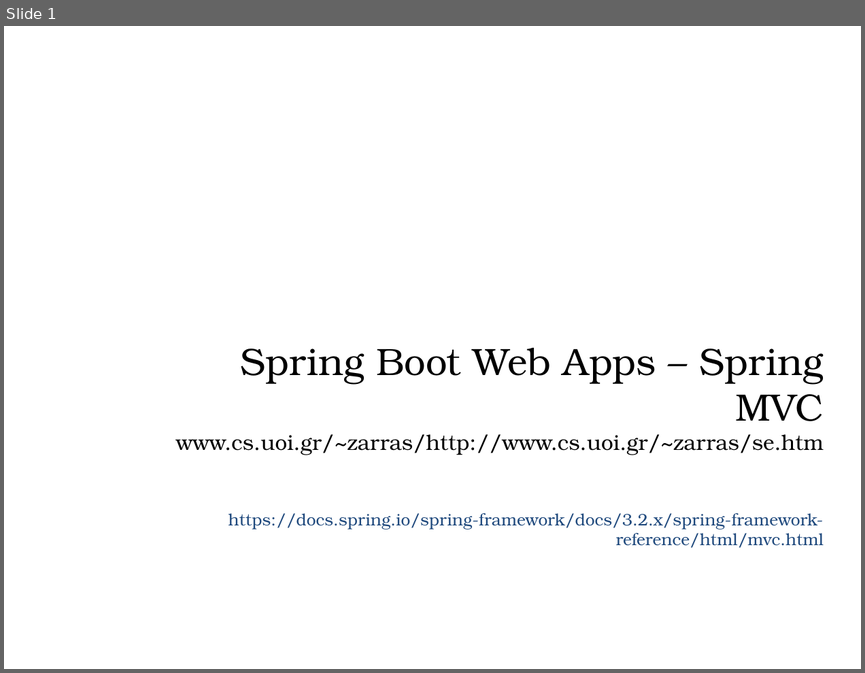
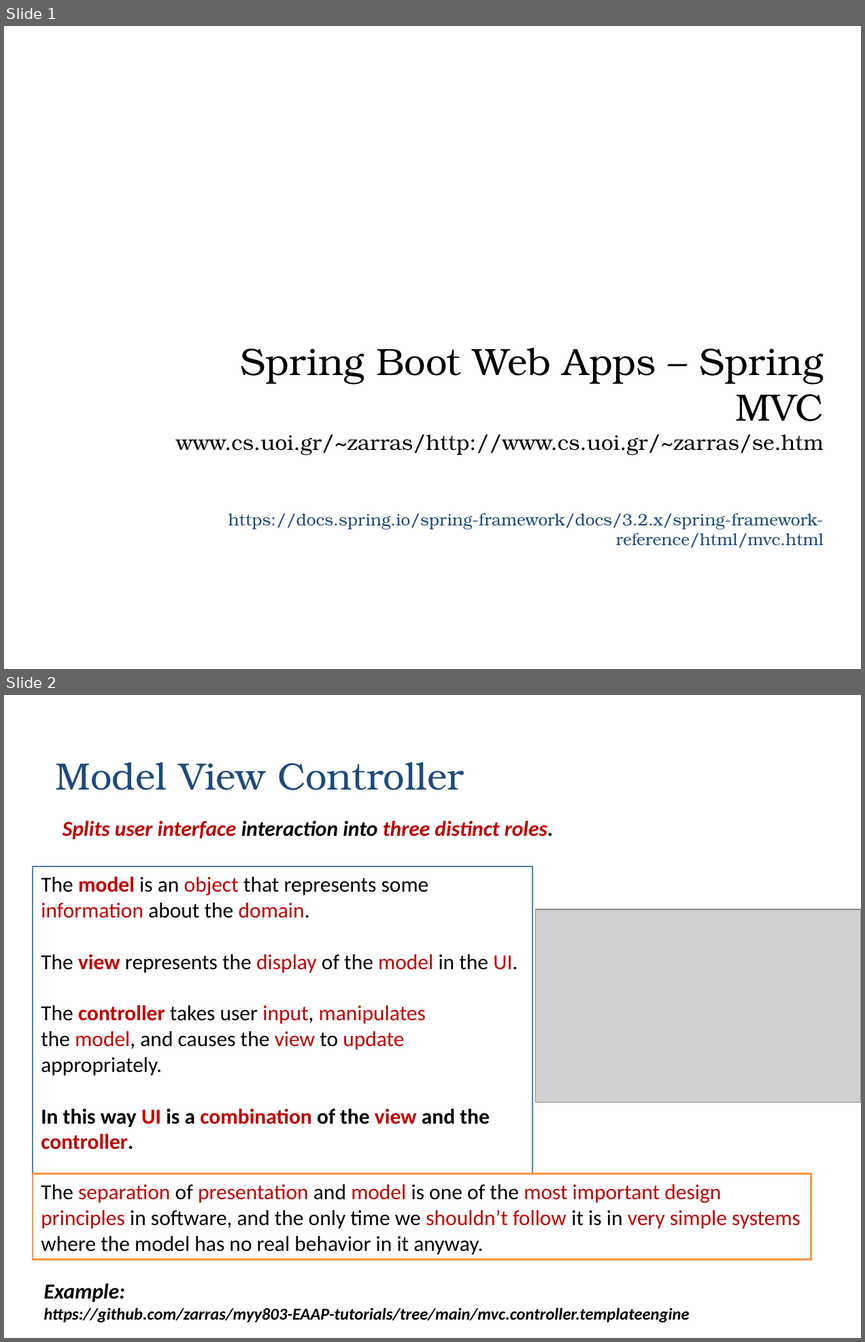
Before and after one commit to zarras/myy803-slides, a slide deck: SoftEng-Lab-Web-Apps.ppt. Shown one above the other, each under a label of ours: slide 1 before the commit, slides 1 and 2 after it. The pictures are 865x673 and 865x1342 pixels, drawn with LibreOffice and Linux fonts; fonts in the diff are those of the drawing; grey boxes stand for pictures. Boxes give left, top, right and bottom in pixels: in the first picture for what was removed or moved away, otherwise in the second. Text is boxed around its words. In the diff, an @@ line names an element or a change of style, - is before the commit and + after.

Commit message:
update in design slides

```diff
--- a/SoftEng-Lab-Web-Apps.ppt
+++ b/SoftEng-Lab-Web-Apps.ppt
@@ slide 2 added at bbox=[4, 695, 861, 1338], background #FFFFFF @@
@@ title added at bbox=[56, 762, 464, 790], 32 pt, text #1F497D @@
+Model View Controller
@@ text added at bbox=[62, 821, 553, 839], 18 pt, text #C00000, bold, italic @@
+Splits user interface interaction into three distinct roles.
@@ rectangle added at bbox=[33, 866, 532, 1183], fill #FFFFFF, outline #4F81BD 1.5 pt, 18 pt, text #000000 @@
+The model is an object that represents some
+information about the domain.
+The view represents the display of the model in the UI.
+The controller takes user input, manipulates
+the model, and causes the view to update appropriately.
+In this way UI is a combination of the view and the controller.
@@ picture added at bbox=[535, 909, 861, 1102] @@
@@ rectangle added at bbox=[33, 1173, 810, 1259], fill #FFFFFF, outline #F79646 1.5 pt, 18 pt, text #000000 @@
+The separation of presentation and model is one of the most important design principles in software, and the only time we shouldn’t follow it is in very simple systems where the model has no real behavior in it anyway.
@@ text added at bbox=[44, 1283, 689, 1322], 14 pt, text #000000, bold, italic @@
+Example:
+https://github.com/zarras/myy803-EAAP-tutorials/tree/main/mvc.controller.templateengine
```
Also in this commit, not shown: 1 other slide added, 1 slide removed, 21 other files.
